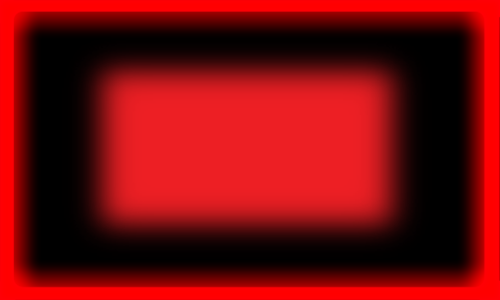
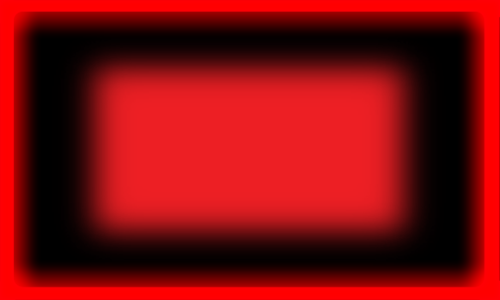
Layered file, before and after one edit (500×300). Changes by layer:
painted on "Layer 6" over [60, 36, 439, 262]
hid "Layer 8" over [60, 36, 439, 262]
